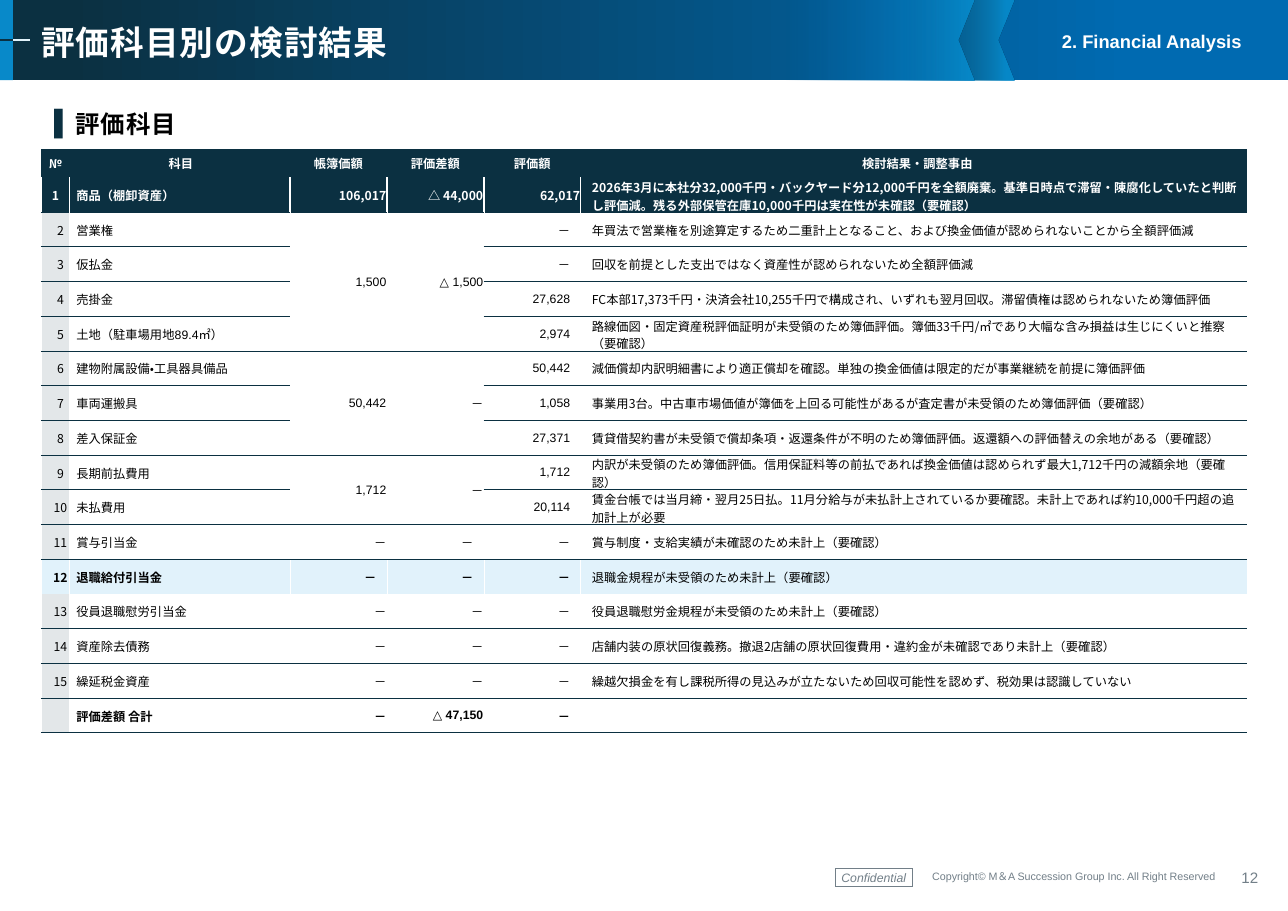
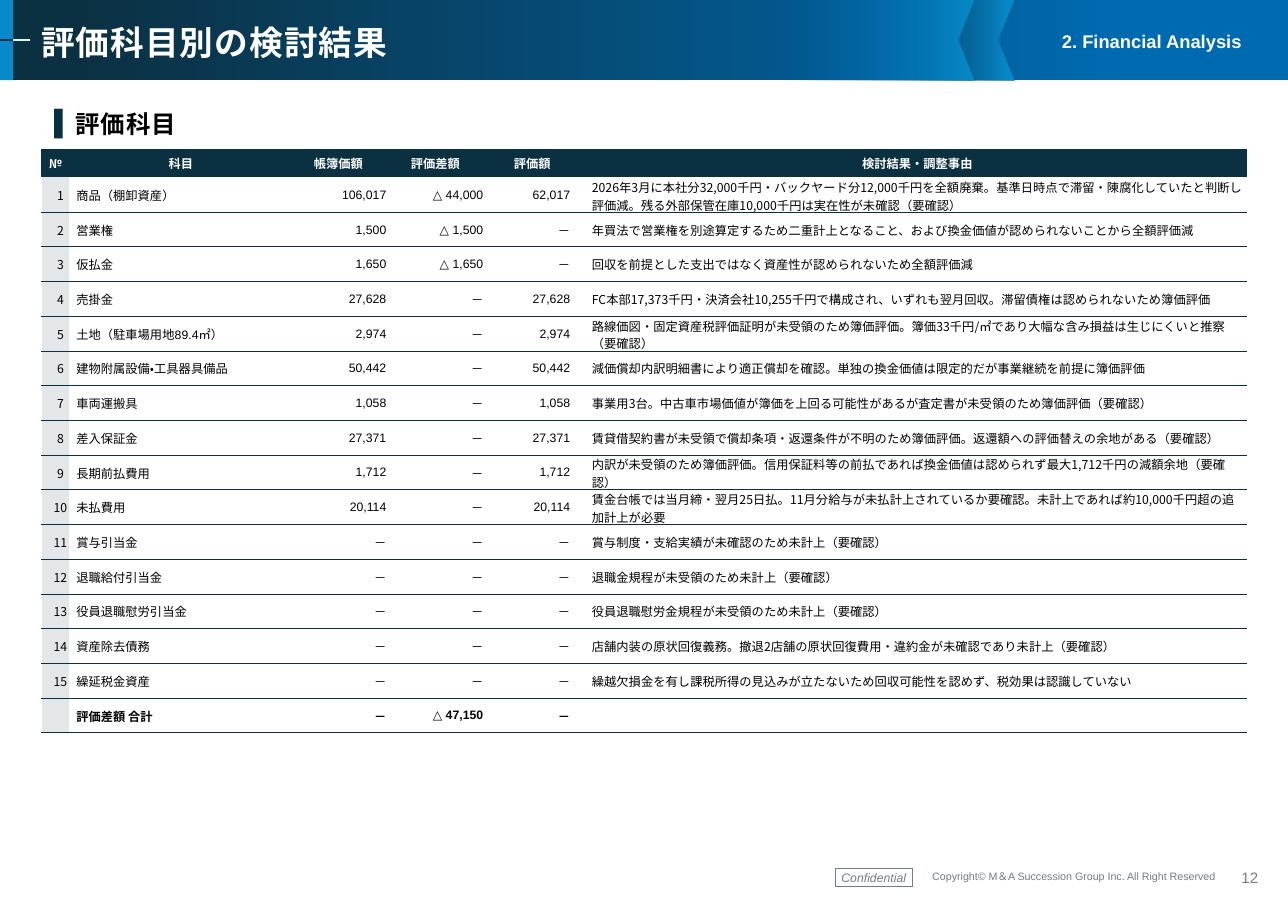
Before and after one commit to keisuketagaito/github-1st, a slide deck: slide 12 of LUXAS株式会社/株式価値評価書_LUXAS株式会社_20260923.pptx. Drawn at 1288x911 pixels with LibreOffice and Linux fonts; fonts in the diff are those of the drawing; background and template pictures are left out. Boxes give left, top, right and bottom in pixels: in the first picture for what was removed or moved away, otherwise in the second. Text is boxed around its words. In the diff, an @@ line names an element or a change of style, - is before the commit and + after.

```diff
--- a/LUXAS株式会社/株式価値評価書_LUXAS株式会社_20260923.pptx
+++ b/LUXAS株式会社/株式価値評価書_LUXAS株式会社_20260923.pptx
@@ table at (41,149,1247,733) @@
-row 4, column 3: 
+row 4, column 3: 1,650
-row 4, column 4: 
+row 4, column 4: △ 1,650
-row 5, column 3: 
+row 5, column 3: 27,628
-row 5, column 4: 
+row 5, column 4: －
-row 6, column 3: 
+row 6, column 3: 2,974
-row 6, column 4: 
+row 6, column 4: －
-row 8, column 3: 
+row 8, column 3: 1,058
-row 8, column 4: 
+row 8, column 4: －
-row 9, column 3: 
+row 9, column 3: 27,371
-row 9, column 4: 
+row 9, column 4: －
-row 11, column 3: 
+row 11, column 3: 20,114
-row 11, column 4: 
+row 11, column 4: －
@@ fill #0B3041 to #E3E7E9 in row 2, column 1 @@
@@ fill #0B3041 to none in 4 cells @@
@@ fill #0B3041 to #FFFFFF in row 2, column 6 @@
@@ fill #E1F2FB to #E3E7E9 in row 13, column 1 @@
@@ fill #E1F2FB to none in 4 cells @@
@@ fill #E1F2FB to #FFFFFF in row 13, column 6 @@
@@ font Noto Sans CJK JP to Arial in "科目", "帳簿価額", "評価差額", "商品（棚卸資産）" and 3 more places @@
@@ text colour #FFFFFF to #000000 in "1", "商品（棚卸資産）", "106,017", "△ 44,000" and 2 more places @@
@@ bold off in "1", "商品（棚卸資産）", "106,017", "△ 44,000" and 7 more places @@
@@ borders changed @@
```
Also in this commit, not shown: 7 other slides changed, 7 other files.
